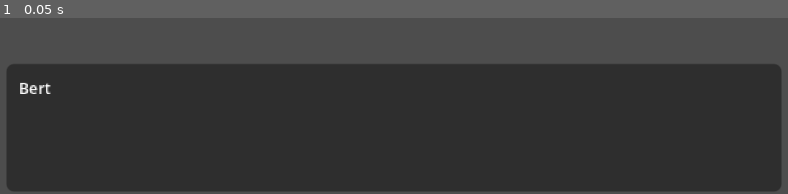
Above: before the commit, frame 1.
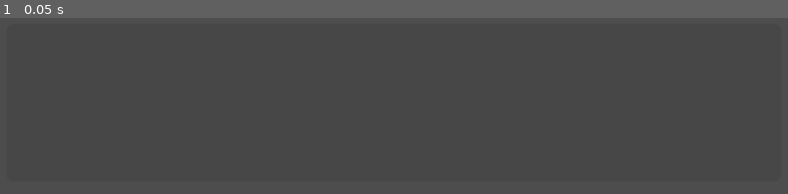
Above: after the commit, the same moment.

Repository: Paraldos/vampire-game
Game: Godot game, scene res://dialog_controller/dialog_ui.tscn
Two runs of this game, one before a commit and one after it. Both use one fixed random seed, a clock stepped at 60 frames per second and the inputs below. This scene is started directly instead of the project's main scene.
Inputs:
- Up to frame 1 (0.05 s): no input

The runs differ from the first frame. In frame 1, 70% of the frame differs, in the area x 0-100%, y 26-99%.
Error before the commit: Invalid access to property or key 'paragraph_text' on a base object of type 'Nil'. (res://dialog_controller/dialog_ui.gd:25)
Error after the commit: Invalid access to property or key 'speaker' on a base object of type 'Nil'. (res://dialog_controller/dialog_ui.gd:26)

Commit message:
refined dialog system

Diff:
--- a/dialog_controller/dialog_btn.tscn
+++ b/dialog_controller/dialog_btn.tscn
@@ -5,6 +5,7 @@
 [node name="DialogBtn" type="Button"]
 offset_right = 8.0
 offset_bottom = 8.0
+alignment = 0
 script = ExtResource("1_ybvjm")
 
 [connection signal="pressed" from="." to="." method="_on_pressed"]
--- a/dialog_controller/dialog_controller.tscn
+++ b/dialog_controller/dialog_controller.tscn
@@ -8,6 +8,7 @@
 
 [node name="test" type="Node" parent="." node_paths=PackedStringArray("options")]
 script = ExtResource("2_tkkac")
+speaker = "Test NPC"
 paragraph_text = "test paragraph"
 btn_text = "Test"
 options = [NodePath("../test2"), NodePath("../test3"), NodePath("../test4")]
@@ -15,6 +16,7 @@
 
 [node name="test2" type="Node" parent="." node_paths=PackedStringArray("options")]
 script = ExtResource("2_tkkac")
+speaker = "Test NPC"
 paragraph_text = "Test2 Paragraph"
 btn_text = "Test2"
 options = [NodePath("../test4")]
@@ -22,12 +24,14 @@
 
 [node name="test3" type="Node" parent="."]
 script = ExtResource("2_tkkac")
+speaker = "Test NPC"
 paragraph_text = "Rest3 paragraph"
 btn_text = "Test3"
 metadata/_custom_type_script = "uid://d0aba2e1s8rqx"
 
 [node name="test4" type="Node" parent="."]
 script = ExtResource("2_tkkac")
+speaker = "Test NPC"
 paragraph_text = "test4 paragraph"
 btn_text = "Test4"
 metadata/_custom_type_script = "uid://d0aba2e1s8rqx"
--- a/dialog_controller/dialog_option.gd
+++ b/dialog_controller/dialog_option.gd
@@ -1,6 +1,7 @@
 class_name DialogOption
 extends Node
 
+@export var speaker := ''
 @export var paragraph_text := ''
 @export var btn_text := ''
 @export var options : Array[DialogOption]
--- a/dialog_controller/dialog_ui.gd
+++ b/dialog_controller/dialog_ui.gd
@@ -1,7 +1,7 @@
 extends CanvasLayer
 
 @onready var paragraph: Label = %paragraph
-@onready var option_btns: HBoxContainer = %option_btns
+@onready var option_btns: VBoxContainer = %option_btns
 var current_dialog
 var option_btn_bp = preload("res://dialog_controller/dialog_btn.tscn")
 
@@ -22,7 +22,10 @@
 	_update_btns()
 
 func _update_text():
-	paragraph.text = current_dialog.paragraph_text
+	paragraph.text = ""
+	if current_dialog.speaker:
+		paragraph.text += current_dialog.speaker + ": "
+	paragraph.text += current_dialog.paragraph_text
 
 func _update_btns():
 	for btn in option_btns.get_children():
--- a/dialog_controller/dialog_ui.tscn
+++ b/dialog_controller/dialog_ui.tscn
@@ -1,45 +1,98 @@
-[gd_scene load_steps=3 format=3 uid="uid://dx08tb7na0ym5"]
+[gd_scene load_steps=6 format=3 uid="uid://dx08tb7na0ym5"]
 
 [ext_resource type="Script" uid="uid://ecaqckrc07h8" path="res://dialog_controller/dialog_ui.gd" id="1_172wb"]
 [ext_resource type="Theme" uid="uid://3ftmlmopt0i6" path="res://themes/main_theme.tres" id="2_rcocg"]
+
+[sub_resource type="Animation" id="Animation_rcocg"]
+resource_name = "open"
+length = 0.3
+tracks/0/type = "value"
+tracks/0/imported = false
+tracks/0/enabled = true
+tracks/0/path = NodePath("VBoxContainer:modulate")
+tracks/0/interp = 1
+tracks/0/loop_wrap = true
+tracks/0/keys = {
+"times": PackedFloat32Array(0, 0.3),
+"transitions": PackedFloat32Array(1, 1),
+"update": 0,
+"values": [Color(1, 1, 1, 0), Color(1, 1, 1, 1)]
+}
+
+[sub_resource type="Animation" id="Animation_11w7a"]
+length = 0.001
+tracks/0/type = "value"
+tracks/0/imported = false
+tracks/0/enabled = true
+tracks/0/path = NodePath("VBoxContainer:modulate")
+tracks/0/interp = 1
+tracks/0/loop_wrap = true
+tracks/0/keys = {
+"times": PackedFloat32Array(0),
+"transitions": PackedFloat32Array(1),
+"update": 0,
+"values": [Color(1, 1, 1, 0)]
+}
+
+[sub_resource type="AnimationLibrary" id="AnimationLibrary_fbced"]
+_data = {
+&"RESET": SubResource("Animation_11w7a"),
+&"open": SubResource("Animation_rcocg")
+}
 
 [node name="DialogTemplate" type="CanvasLayer"]
 process_mode = 3
 script = ExtResource("1_172wb")
 
-[node name="MarginContainer" type="MarginContainer" parent="."]
+[node name="AnimationPlayer" type="AnimationPlayer" parent="."]
+libraries = {
+&"": SubResource("AnimationLibrary_fbced")
+}
+autoplay = "open"
+
+[node name="Options" type="Node" parent="."]
+
+[node name="VBoxContainer" type="VBoxContainer" parent="."]
+modulate = Color(1, 1, 1, 0)
 anchors_preset = 15
 anchor_right = 1.0
 anchor_bottom = 1.0
-offset_top = 188.0
-offset_bottom = 4.0
 grow_horizontal = 2
 grow_vertical = 2
+
+[node name="Control" type="Control" parent="VBoxContainer"]
+layout_mode = 2
+size_flags_vertical = 3
+size_flags_stretch_ratio = 2.5
+
+[node name="MarginContainer" type="MarginContainer" parent="VBoxContainer"]
+layout_mode = 2
+size_flags_vertical = 3
 theme = ExtResource("2_rcocg")
 theme_override_constants/margin_left = 5
 theme_override_constants/margin_right = 5
 theme_override_constants/margin_bottom = 5
 
-[node name="PanelContainer" type="PanelContainer" parent="MarginContainer"]
+[node name="PanelContainer" type="PanelContainer" parent="VBoxContainer/MarginContainer"]
 layout_mode = 2
 
-[node name="MarginContainer" type="MarginContainer" parent="MarginContainer/PanelContainer"]
+[node name="MarginContainer" type="MarginContainer" parent="VBoxContainer/MarginContainer/PanelContainer"]
 layout_mode = 2
 theme_override_constants/margin_left = 5
 theme_override_constants/margin_top = 5
 theme_override_constants/margin_right = 5
 theme_override_constants/margin_bottom = 5
 
-[node name="VBoxContainer" type="VBoxContainer" parent="MarginContainer/PanelContainer/MarginContainer"]
+[node name="VBoxContainer" type="VBoxContainer" parent="VBoxContainer/MarginContainer/PanelContainer/MarginContainer"]
 layout_mode = 2
 
-[node name="paragraph" type="Label" parent="MarginContainer/PanelContainer/MarginContainer/VBoxContainer"]
+[node name="paragraph" type="Label" parent="VBoxContainer/MarginContainer/PanelContainer/MarginContainer/VBoxContainer"]
 unique_name_in_owner = true
 layout_mode = 2
 text = "Bert"
+autowrap_mode = 2
 
-[node name="option_btns" type="HBoxContainer" parent="MarginContainer/PanelContainer/MarginContainer/VBoxContainer"]
+[node name="option_btns" type="VBoxContainer" parent="VBoxContainer/MarginContainer/PanelContainer/MarginContainer/VBoxContainer"]
 unique_name_in_owner = true
 layout_mode = 2
-
-[node name="Options" type="Node" parent="."]
+theme_override_constants/separation = 0
--- a/themes/main_theme.tres
+++ b/themes/main_theme.tres
@@ -1,4 +1,43 @@
-[gd_resource type="Theme" format=3 uid="uid://3ftmlmopt0i6"]
+[gd_resource type="Theme" load_steps=5 format=3 uid="uid://3ftmlmopt0i6"]
+
+[sub_resource type="StyleBoxFlat" id="StyleBoxFlat_vxwtt"]
+content_margin_left = 10.0
+content_margin_top = 2.0
+content_margin_right = 10.0
+content_margin_bottom = 2.0
+bg_color = Color(0, 0, 0, 0.1882353)
+
+[sub_resource type="StyleBoxFlat" id="StyleBoxFlat_rjgu6"]
+content_margin_left = 10.0
+content_margin_top = 2.0
+content_margin_right = 10.0
+content_margin_bottom = 2.0
+bg_color = Color(0, 0, 0, 0.1882353)
+
+[sub_resource type="StyleBoxEmpty" id="StyleBoxEmpty_vu6l5"]
+content_margin_left = 10.0
+content_margin_top = 2.0
+content_margin_right = 10.0
+content_margin_bottom = 2.0
+
+[sub_resource type="StyleBoxFlat" id="StyleBoxFlat_vu6l5"]
+content_margin_left = 10.0
+content_margin_top = 2.0
+content_margin_right = 10.0
+content_margin_bottom = 2.0
+bg_color = Color(0, 0, 0, 0.1882353)
 
 [resource]
 default_font_size = 6
+Button/colors/font_color = Color(0.65882355, 0.70980394, 0.69803923, 1)
+Button/colors/font_focus_color = Color(0.92156863, 0.92941177, 0.9137255, 1)
+Button/colors/font_hover_color = Color(0.92156863, 0.92941177, 0.9137255, 1)
+Button/colors/font_hover_pressed_color = Color(0.92156863, 0.92941177, 0.9137255, 1)
+Button/colors/font_pressed_color = Color(0.92156863, 0.92941177, 0.9137255, 1)
+Button/constants/outline_size = 2
+Button/styles/focus = SubResource("StyleBoxFlat_vxwtt")
+Button/styles/hover = SubResource("StyleBoxFlat_rjgu6")
+Button/styles/normal = SubResource("StyleBoxEmpty_vu6l5")
+Button/styles/pressed = SubResource("StyleBoxFlat_vu6l5")
+Label/colors/font_color = Color(0.65882355, 0.70980394, 0.69803923, 1)
+Label/constants/outline_size = 2
